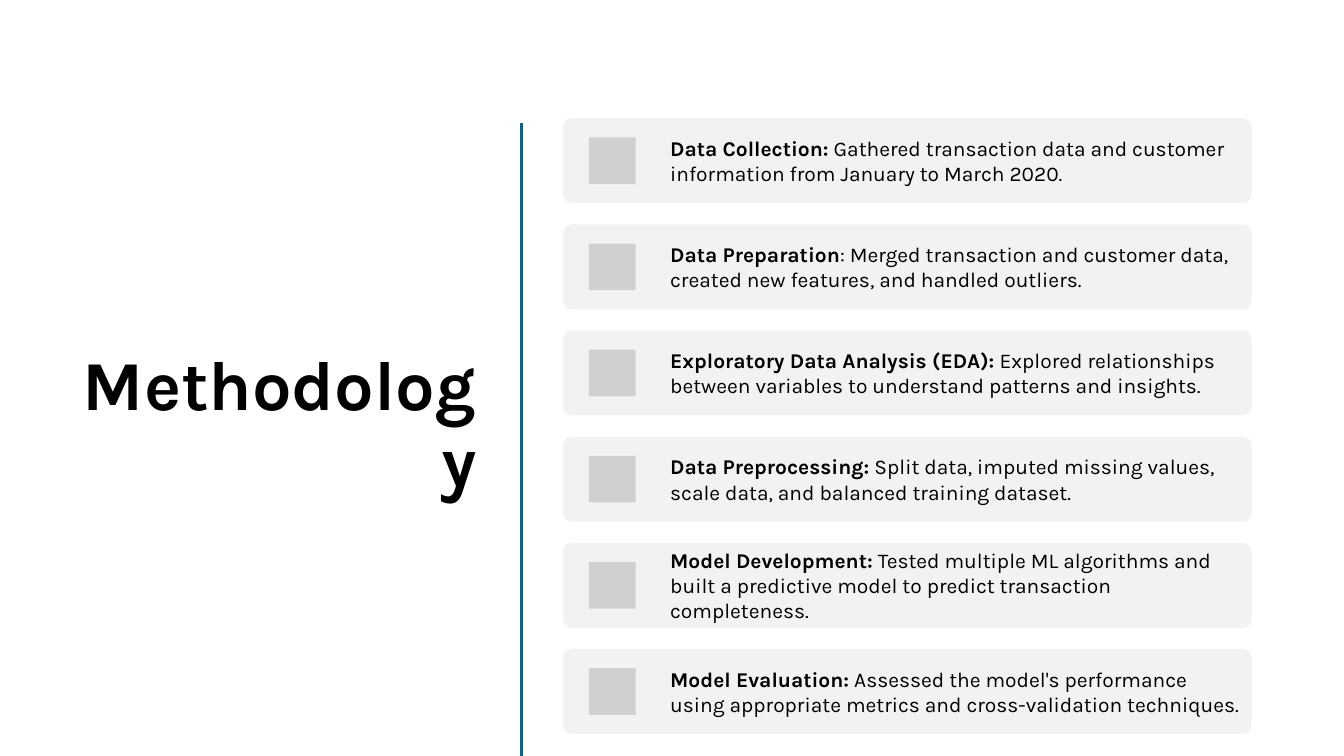
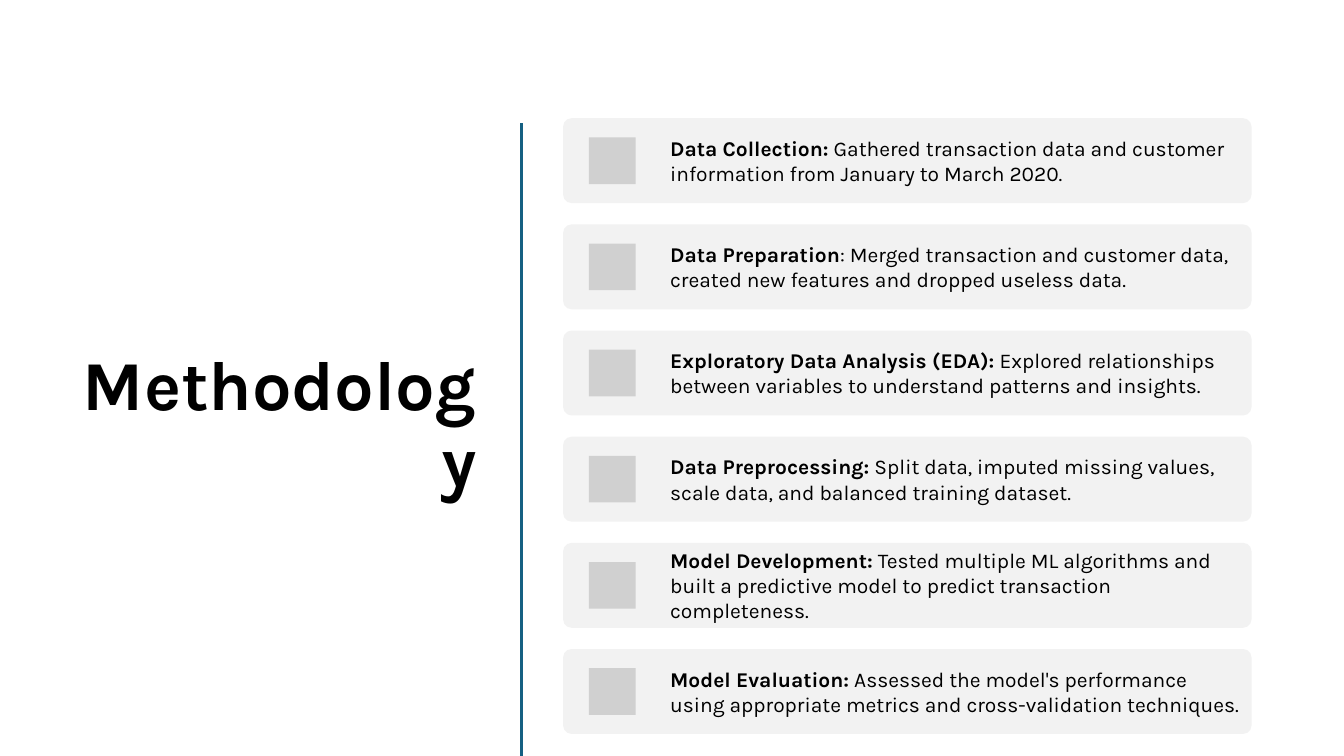
Before and after one commit to MortezaLayegh/Holland_Barret, a slide deck: slide 3 of presentation.pptx. Drawn at 1344x756 pixels with LibreOffice and Linux fonts; fonts in the diff are those of the drawing; grey boxes stand for pictures. Boxes give left, top, right and bottom in pixels: in the first picture for what was removed or moved away, otherwise in the second. Text is boxed around its words. In the diff, an @@ line names an element or a change of style, - is before the commit and + after.

```diff
--- a/presentation.pptx
+++ b/presentation.pptx
@@ text at [670,247,1228,292]: text changed @@
-Data Preparation: Merged transaction and customer data, created new features, and handled outliers.
+Data Preparation: Merged transaction and customer data, created new features and dropped useless data.
```
Also in this commit, not shown: 5 other slides changed, 1 other file.
